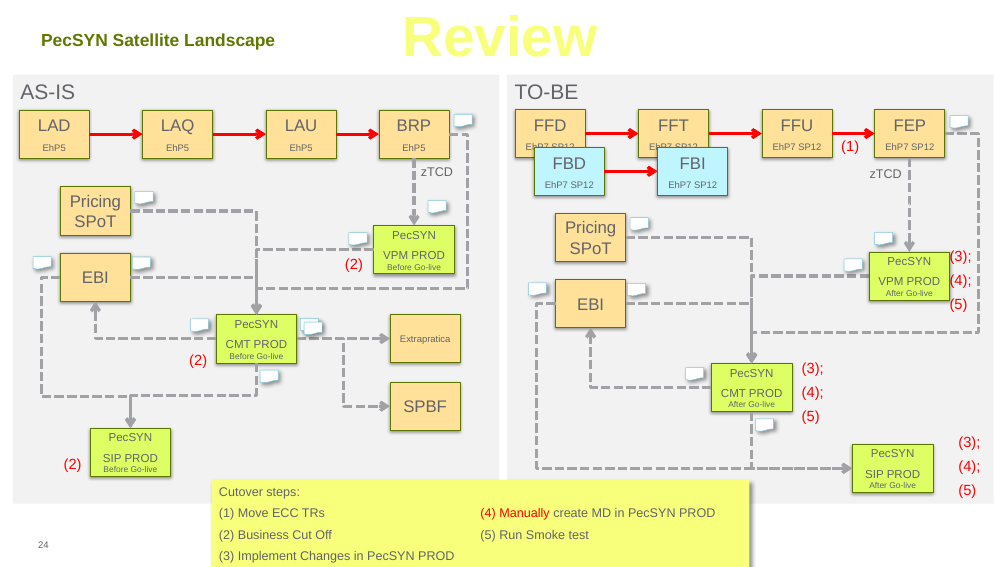
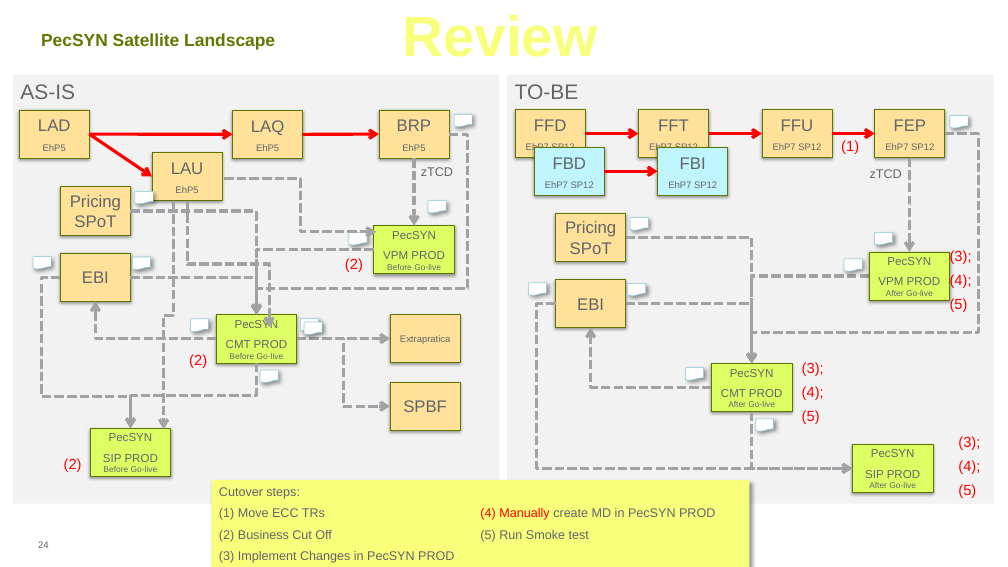
Before and after one commit to ldaher/syngenta-appmap, a slide deck: slide 24 of Satellite Status Report 20161107 vGC.PPTX. Drawn at 1008x567 pixels with LibreOffice and Linux fonts; fonts in the diff are those of the drawing; background and template pictures are left out. Boxes give left, top, right and bottom in pixels: in the first picture for what was removed or moved away, otherwise in the second. Text is boxed around its words. In the diff, an @@ line names an element or a change of style, - is before the commit and + after.

```diff
--- a/Satellite Status Report 20161107 vGC.PPTX
+++ b/Satellite Status Report 20161107 vGC.PPTX
@@ rectangle "LAQ": place and size @@
-rectangle "LAQ" at (143, 110, 213, 158)
+rectangle "LAQ" at (233, 110, 303, 159)
@@ arrow moved from (89, 134) - (143, 134) to (89, 134) - (233, 135) @@
@@ arrow moved from (212, 134) - (266, 134) to (89, 134) - (152, 177) @@
@@ arrow moved from (337, 134) - (379, 134) to (302, 135) - (379, 134) @@
@@ rectangle "LAU": place and size @@
-rectangle "LAU" at (266, 110, 337, 158)
+rectangle "LAU" at (152, 153, 222, 201)
@@ elbow arrow added from (225, 178) to (377, 232), #A0A2A6 3 pt dashed @@
@@ elbow arrow added from (174, 202) to (163, 430), #A0A2A6 3 pt dashed @@
@@ elbow arrow added from (187, 200) to (269, 327), #A0A2A6 3 pt dashed @@
```
Also in this commit, not shown: 9 other slides changed, 1 other file.
